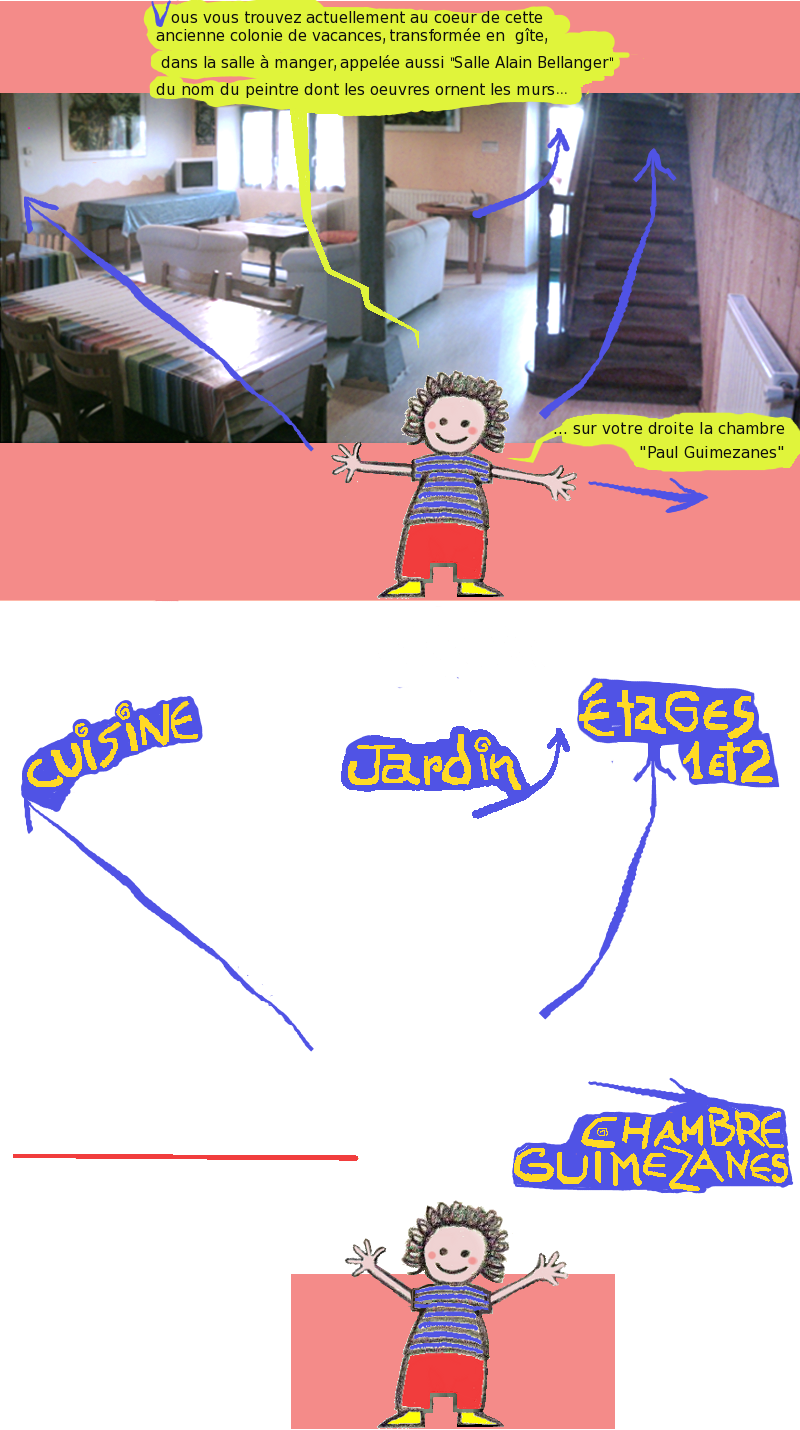
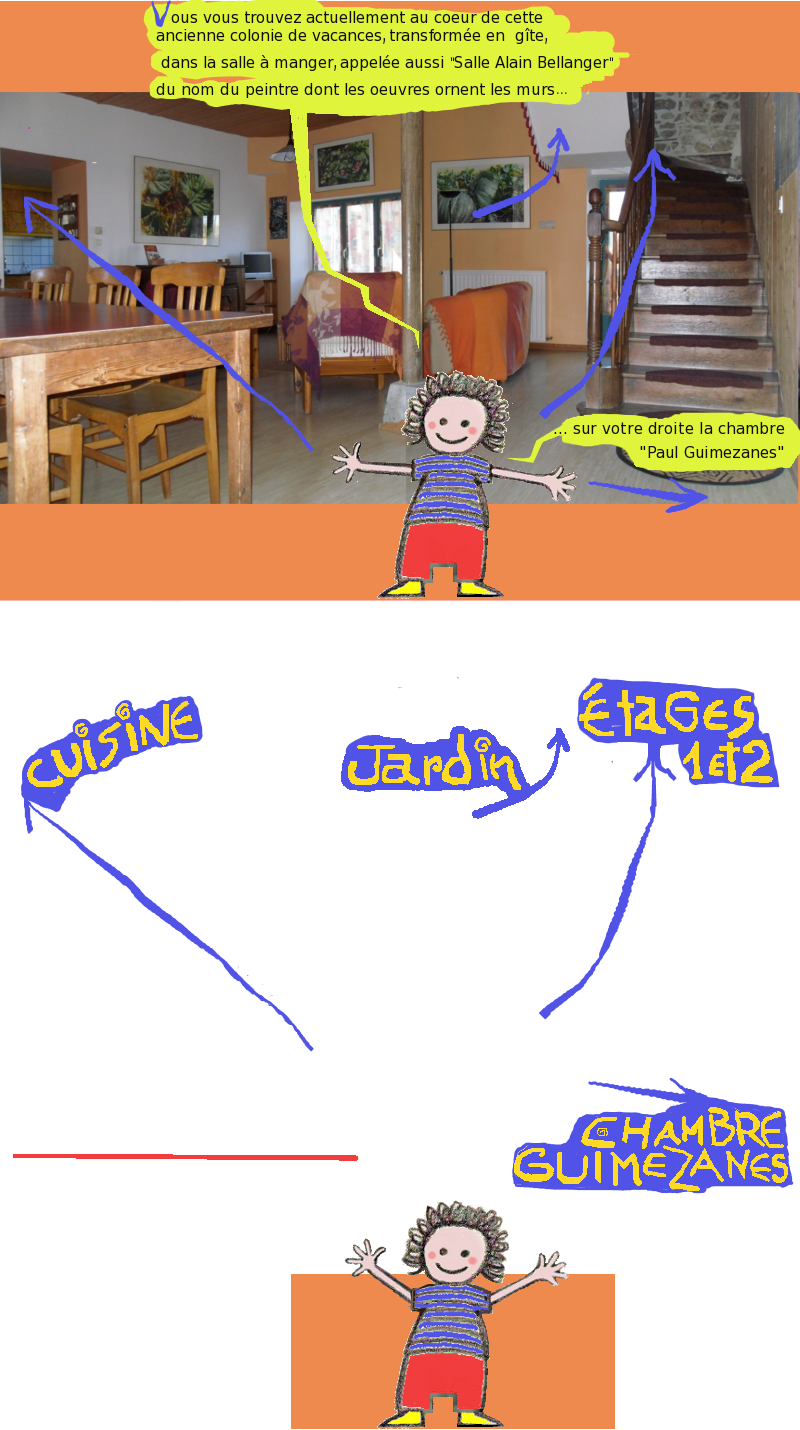
Layered file, before and after one edit (800px x 1430px). Changes by layer:
added layer "Presse-papiers" above "Arrière-plan" over [0, 92, 799, 504]
moved "Arrière-plan" above "Copie de Nouveau calque", painted on it over [0, 1, 800, 601]
painted on "Nouveau calque#5" over [291, 1274, 615, 1429]
